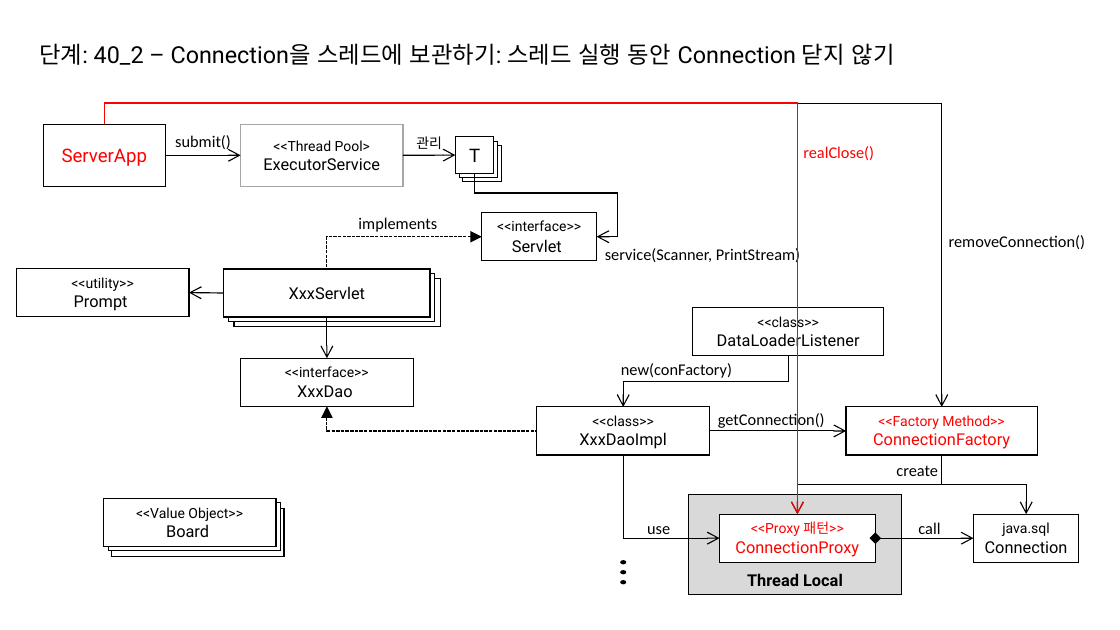
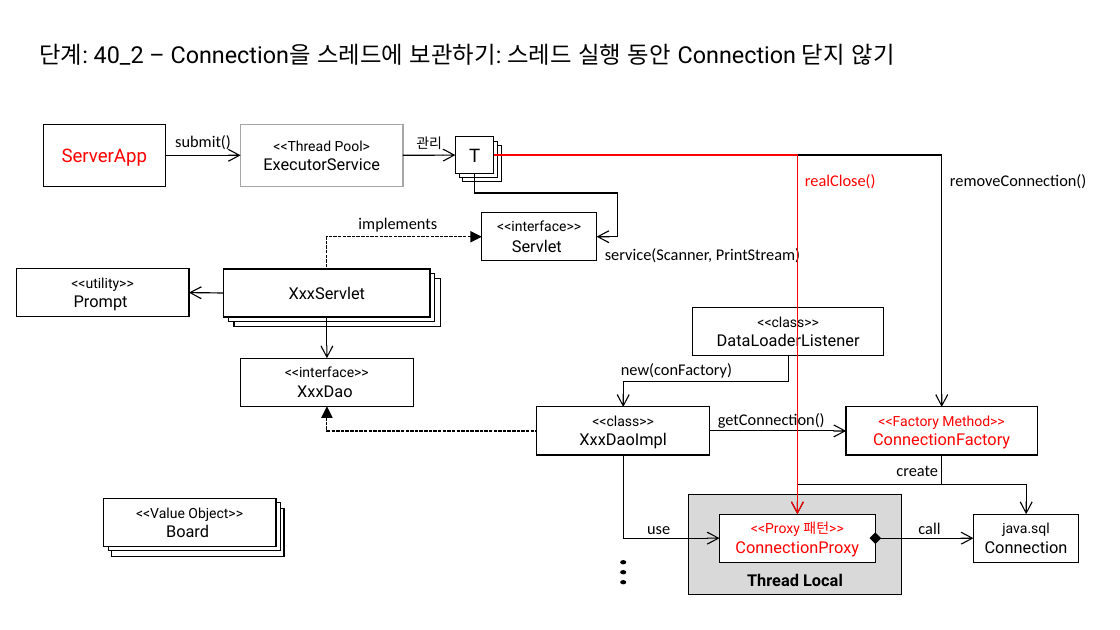
Before and after one commit to eomjinyoung/bitcamp-20191202, a slide deck: slide 62 of ClassDiagram.pptx. Drawn at 1120x630 pixels with LibreOffice and Linux fonts; fonts in the diff are those of the drawing. Boxes give left, top, right and bottom in pixels: in the first picture for what was removed or moved away, otherwise in the second. Text is boxed around its words. In the diff, an @@ line names an element or a change of style, - is before the commit and + after.

```diff
--- a/ClassDiagram.pptx
+++ b/ClassDiagram.pptx
@@ elbow arrow moved from (104, 124) - (942, 407) to (494, 155) - (942, 407) @@
@@ elbow arrow moved from (104, 124) - (797, 514) to (494, 155) - (797, 514) @@
@@ text "realClose()": place and size @@
-text "realClose()" at bbox=[803, 146, 874, 160]
+text "realClose()" at bbox=[805, 174, 876, 188]
@@ text "removeConnection()": place and size @@
-text "removeConnection()" at bbox=[949, 235, 1085, 249]
+text "removeConnection()" at bbox=[950, 174, 1086, 188]
```
Also in this commit, not shown: 3 other slides changed, 21 slides added, 3 other files.
